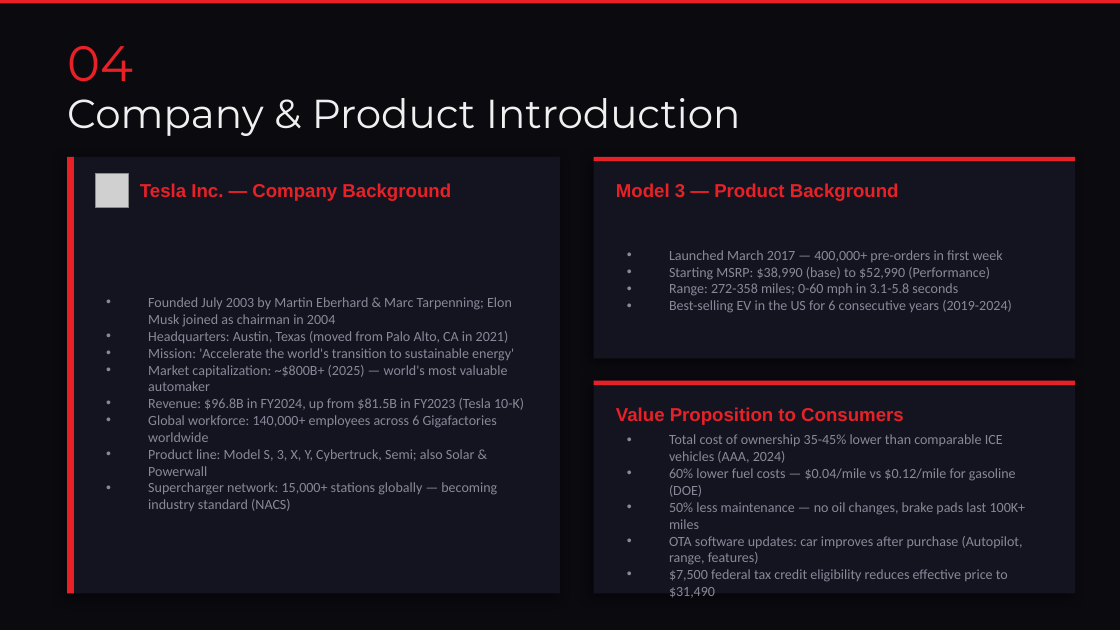
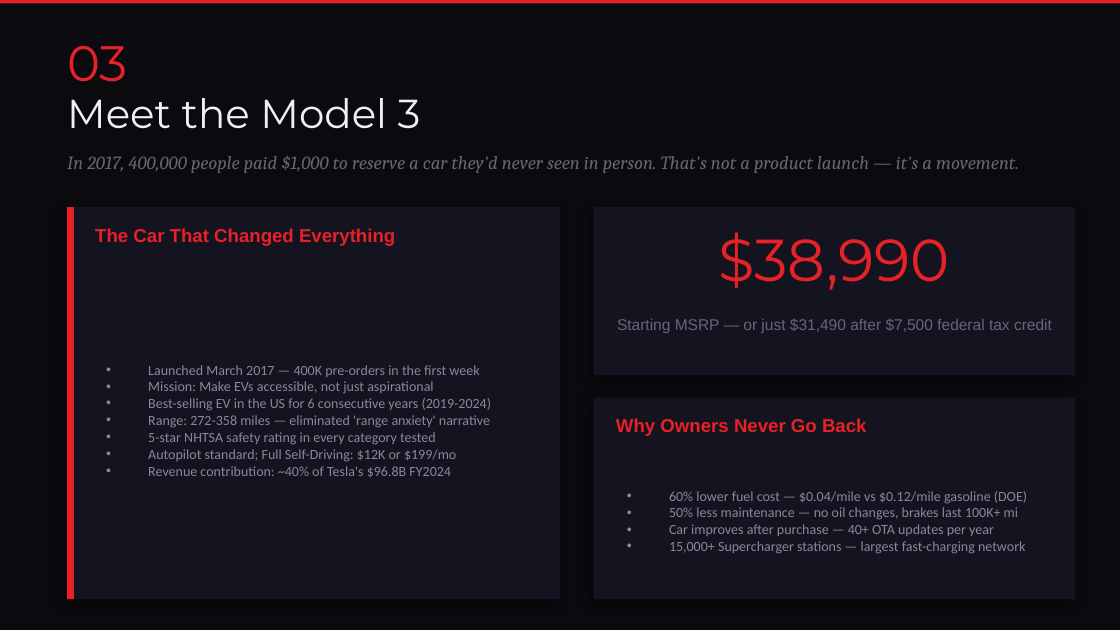
Before and after one commit to MadBoy001/Tesla, a slide deck: slide 4 of Tesla_Model3_Marketing.pptx. Drawn at 1120x630 pixels with LibreOffice and Linux fonts; fonts in the diff are those of the drawing; grey boxes stand for pictures. Boxes give left, top, right and bottom in pixels: in the first picture for what was removed or moved away, otherwise in the second. Text is boxed around its words. In the diff, an @@ line names an element or a change of style, - is before the commit and + after.

```diff
--- a/Tesla_Model3_Marketing.pptx
+++ b/Tesla_Model3_Marketing.pptx
@@ text at [67, 46, 128, 82]: text changed @@
-04
+03
@@ text at [67, 98, 421, 129]: text changed @@
-Company & Product Introduction
+Meet the Model 3
@@ text added at [67, 155, 1019, 173], 12 pt, text #666677, italic @@
+In 2017, 400,000 people paid $1,000 to reserve a car they'd never seen in person. That's not a product launch — it's a movement.
@@ picture removed at [95, 174, 129, 207] @@
@@ rectangle removed at [594, 157, 1075, 161] @@
@@ rectangle: place and size @@
-rectangle at [67, 157, 560, 594]
+rectangle at [67, 207, 560, 599]
@@ rectangle: place and size @@
-rectangle at [67, 157, 74, 594]
+rectangle at [67, 207, 74, 599]
@@ rectangle: place and size @@
-rectangle at [594, 157, 1075, 358]
+rectangle at [594, 207, 1075, 375]
@@ text removed at [616, 183, 899, 201] @@
-Model 3 — Product Background
@@ text at [95, 228, 395, 246]: text changed @@
-Tesla Inc. — Company Background
+The Car That Changed Everything
@@ text added at [719, 232, 950, 290], 38 pt, text #E82127 @@
+$38,990
@@ text removed at [669, 250, 1012, 313] @@
-• Launched March 2017 — 400,000+ pre-orders in first week
-• Starting MSRP: $38,990 (base) to $52,990 (Performance)
-• Range: 272-358 miles; 0-60 mph in 3.1-5.8 seconds
-• Best-selling EV in the US for 6 consecutive years (2019-2024)
@@ text added at [617, 319, 1052, 333], 10 pt, text #666677 @@
+Starting MSRP — or just $31,490 after $7,500 federal tax credit
@@ text at [148, 365, 492, 477]: text changed @@
-• Founded July 2003 by Martin Eberhard & Marc Tarpenning; Elon Musk joined as chairman in 2004
-• Headquarters: Austin, Texas (moved from Palo Alto, CA in 2021)
-• Mission: 'Accelerate the world's transition to sustainable energy'
-• Market capitalization: ~$800B+ (2025) — world's most valuable automaker
-• Revenue: $96.8B in FY2024, up from $81.5B in FY2023 (Tesla 10-K)
-• Global workforce: 140,000+ employees across 6 Gigafactories worldwide
-• Product line: Model S, 3, X, Y, Cybertruck, Semi; also Solar & Powerwall
-• Supercharger network: 15,000+ stations globally — becoming industry standard (NACS)
+• Launched March 2017 — 400K pre-orders in the first week
+• Mission: Make EVs accessible, not just aspirational
+• Best-selling EV in the US for 6 consecutive years (2019-2024)
+• Range: 272-358 miles — eliminated 'range anxiety' narrative
+• 5-star NHTSA safety rating in every category tested
+• Autopilot standard; Full Self-Driving: $12K or $199/mo
+• Revenue contribution: ~40% of Tesla's $96.8B FY2024
@@ rectangle removed at [594, 381, 1075, 385] @@
@@ rectangle: place and size @@
-rectangle at [594, 381, 1075, 594]
+rectangle at [594, 398, 1075, 599]
@@ text removed at [616, 407, 904, 425] @@
-Value Proposition to Consumers
@@ text added at [616, 418, 867, 436], 12 pt, text #E82127, bold @@
+Why Owners Never Go Back
@@ text at [669, 491, 1027, 554]: text changed @@
-• Total cost of ownership 35-45% lower than comparable ICE vehicles (AAA, 2024)
-• 60% lower fuel costs — $0.04/mile vs $0.12/mile for gasoline (DOE)
-• 50% less maintenance — no oil changes, brake pads last 100K+ miles
-• OTA software updates: car improves after purchase (Autopilot, range, features)
-• $7,500 federal tax credit eligibility reduces effective price to $31,490
+• 60% lower fuel cost — $0.04/mile vs $0.12/mile gasoline (DOE)
+• 50% less maintenance — no oil changes, brakes last 100K+ mi
+• Car improves after purchase — 40+ OTA updates per year
+• 15,000+ Supercharger stations — largest fast-charging network
```
Also in this commit, not shown: 2 other slides changed, 7 slides added, 7 slides removed, 1 other file.
